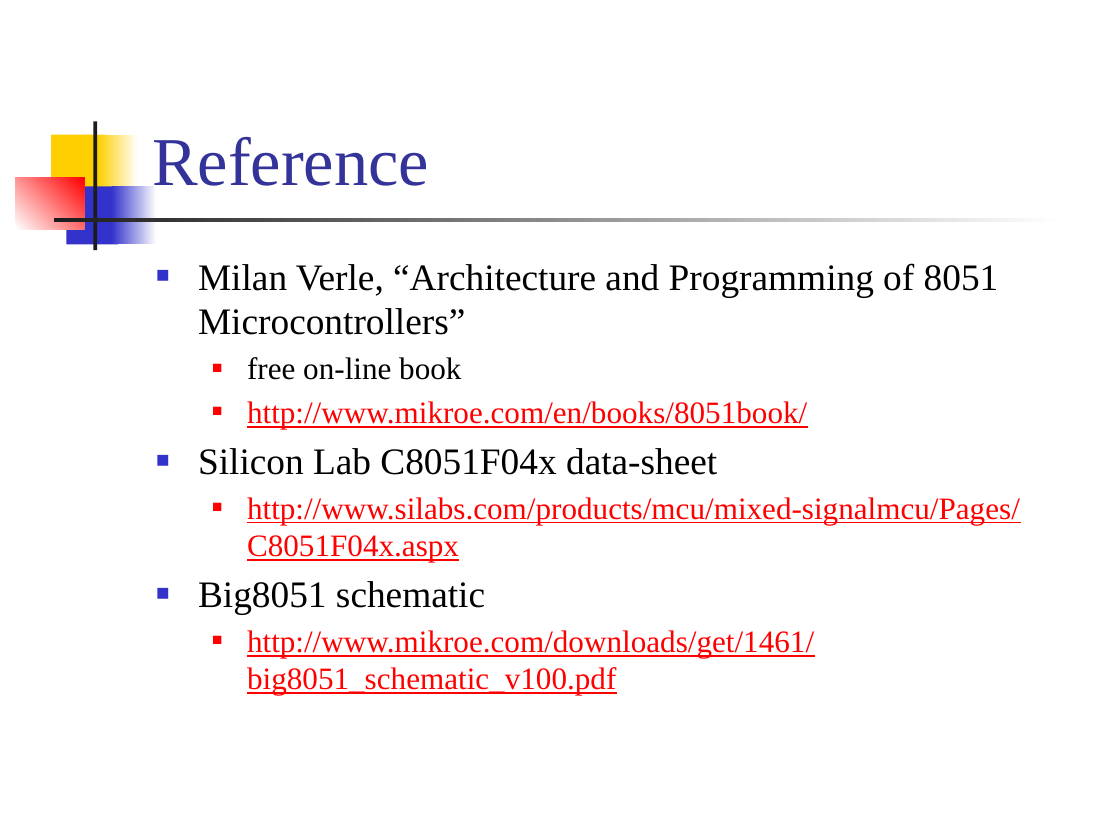
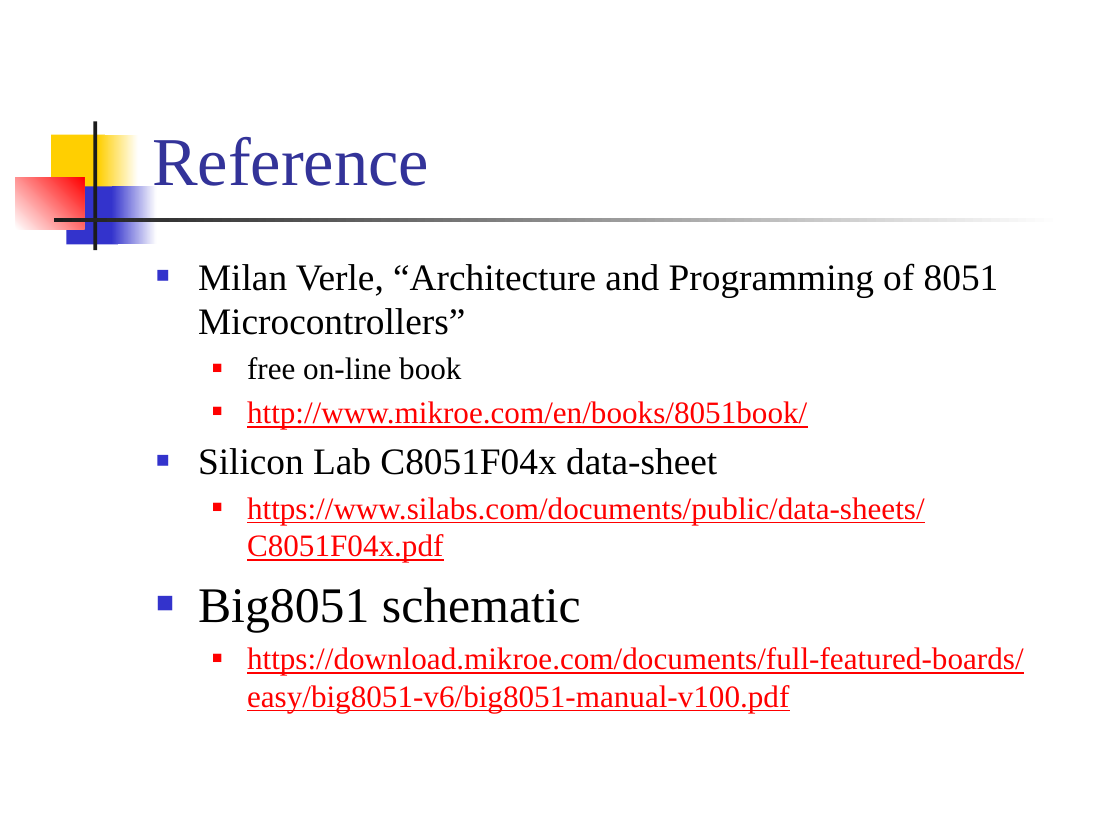
Before and after one commit to CGUSystemCourses/Micro_Lab-2017, a slide deck: slide 4 of Labs/Lab00-course_intro/lab00-course_info.pptx. Drawn at 1120x840 pixels with LibreOffice and Linux fonts; fonts in the diff are those of the drawing. Boxes give left, top, right and bottom in pixels: in the first picture for what was removed or moved away, otherwise in the second. Text is boxed around its words. In the diff, an @@ line names an element or a change of style, - is before the commit and + after.

```diff
--- a/Labs/Lab00-course_intro/lab00-course_info.pptx
+++ b/Labs/Lab00-course_intro/lab00-course_info.pptx
@@ text at [247,497,925,562]: text changed @@
-  ■ http://www.silabs.com/products/mcu/mixed-signalmcu/Pages/C8051F04x.aspx
+  ■ https://www.silabs.com/documents/public/data-sheets/C8051F04x.pdf
@@ text at [198,587,581,632]: size 24 to 32 pt in "Big8051 schematic"; more space between paragraphs @@
@@ text at [247,647,1024,712]: text changed @@
-  ■ http://www.mikroe.com/downloads/get/1461/big8051_schematic_v100.pdf
+  ■ https://download.mikroe.com/documents/full-featured-boards/easy/big8051-v6/big8051-manual-v100.pdf
```
Also in this commit, not shown: 1 other slide changed, 1 other file.
